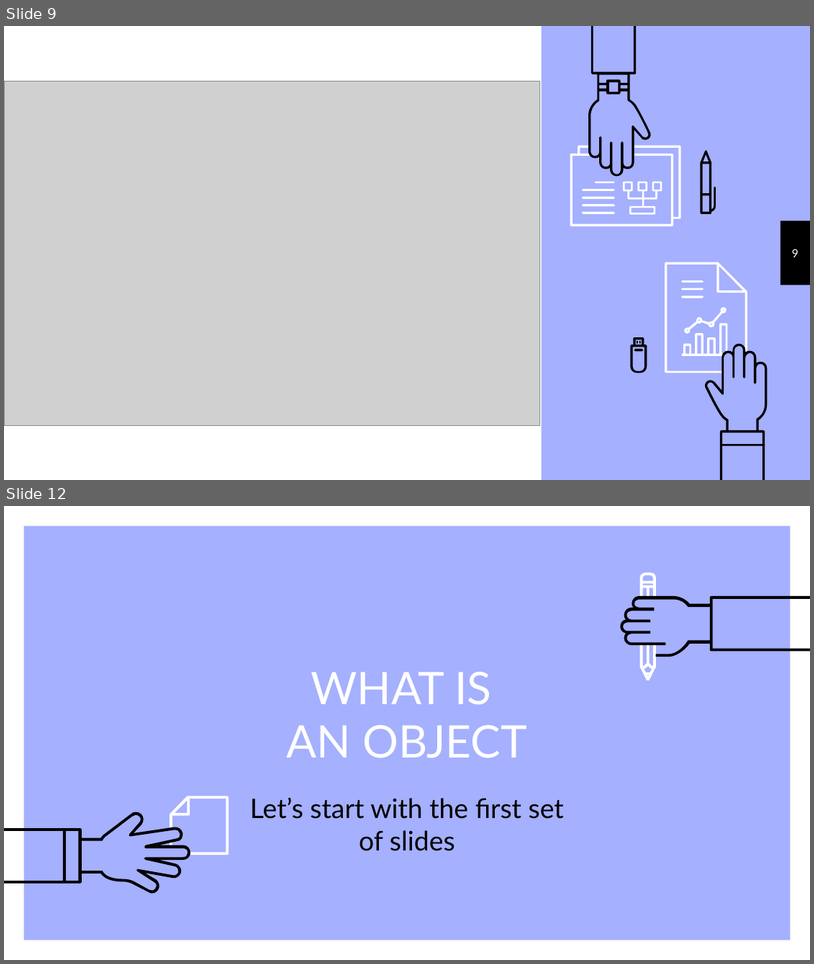
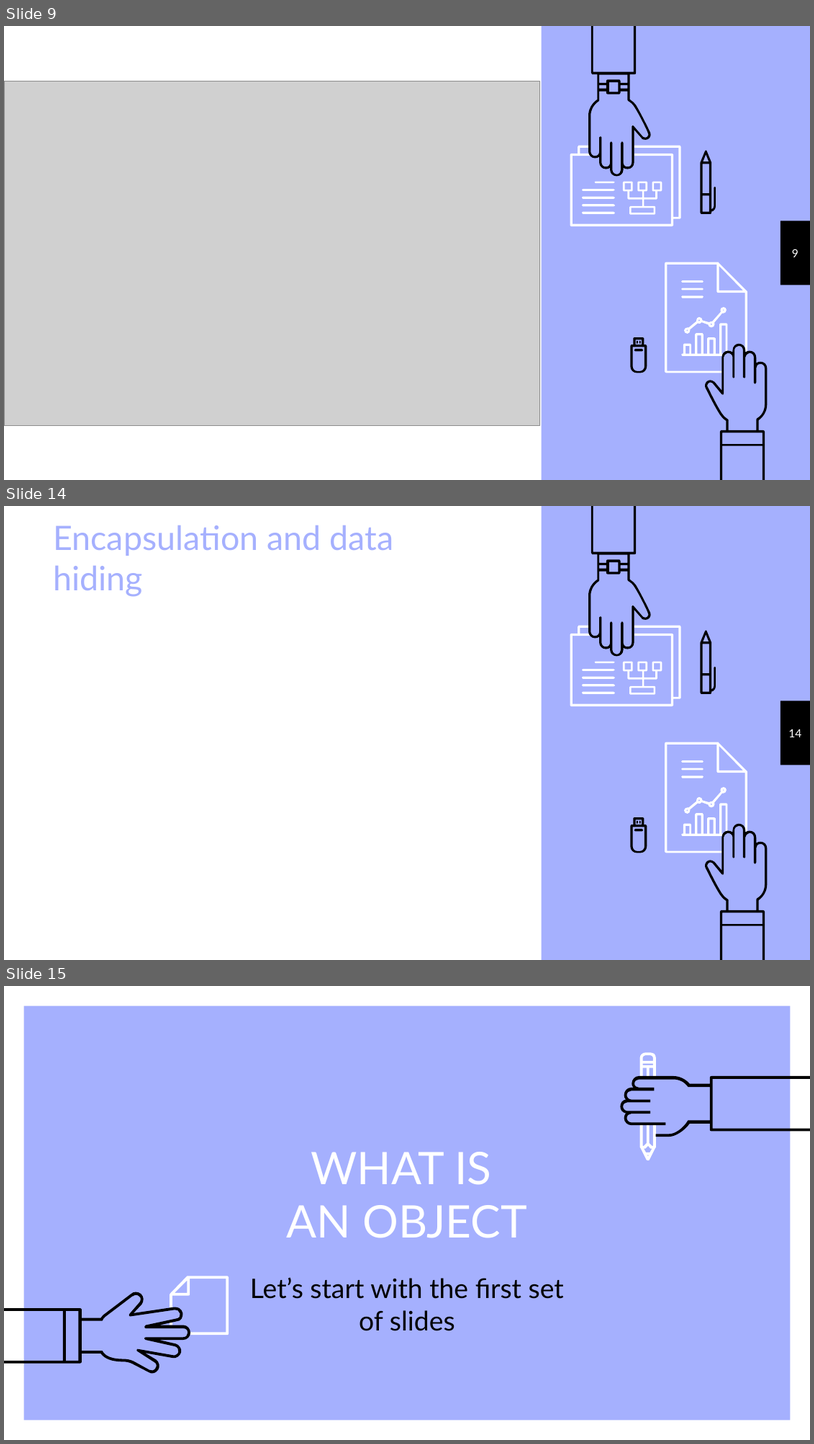
Before and after one commit to VoLeKhanhDuy/XDPM_HDT, a slide deck: chuong 4.pptx. Shown one above the other, each under a label of ours: slides 9 and 12 before the commit, slides 9, 14 and 15 after it; the slides between them are not shown. The pictures are 814x964 and 814x1444 pixels, drawn with LibreOffice and Linux fonts; fonts in the diff are those of the drawing; grey boxes stand for pictures. Boxes give left, top, right and bottom in pixels: in the first picture for what was removed or moved away, otherwise in the second. Text is boxed around its words. In the diff, an @@ line names an element or a change of style, - is before the commit and + after.

```diff
--- a/chuong 4.pptx
+++ b/chuong 4.pptx
@@ slide 14 added at [4,506,810,960], background #A5B0FE; not listed: 22 template elements that a slide beside it also shows @@
@@ title added at [53,525,394,597], 30 pt, text #A5B0FE @@
+Encapsulation and data hiding
@@ page number added at [789,728,802,737], 10 pt, text #FFFFFF @@
+14
@@ what was slide 12 is now slide 15 @@
```
Also in this commit, not shown: 6 slides changed, 2 other slides added, 2 other files.
